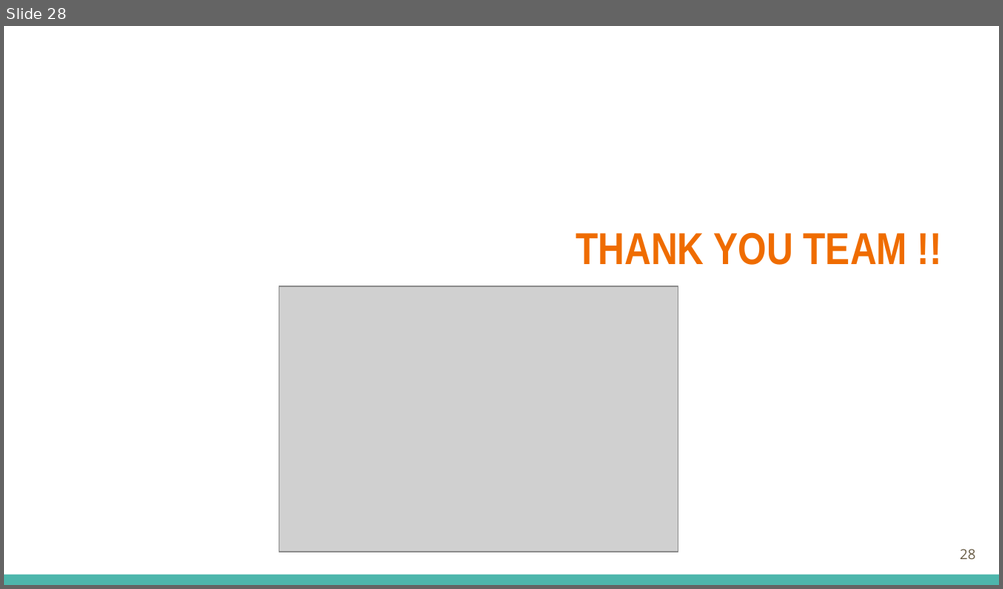
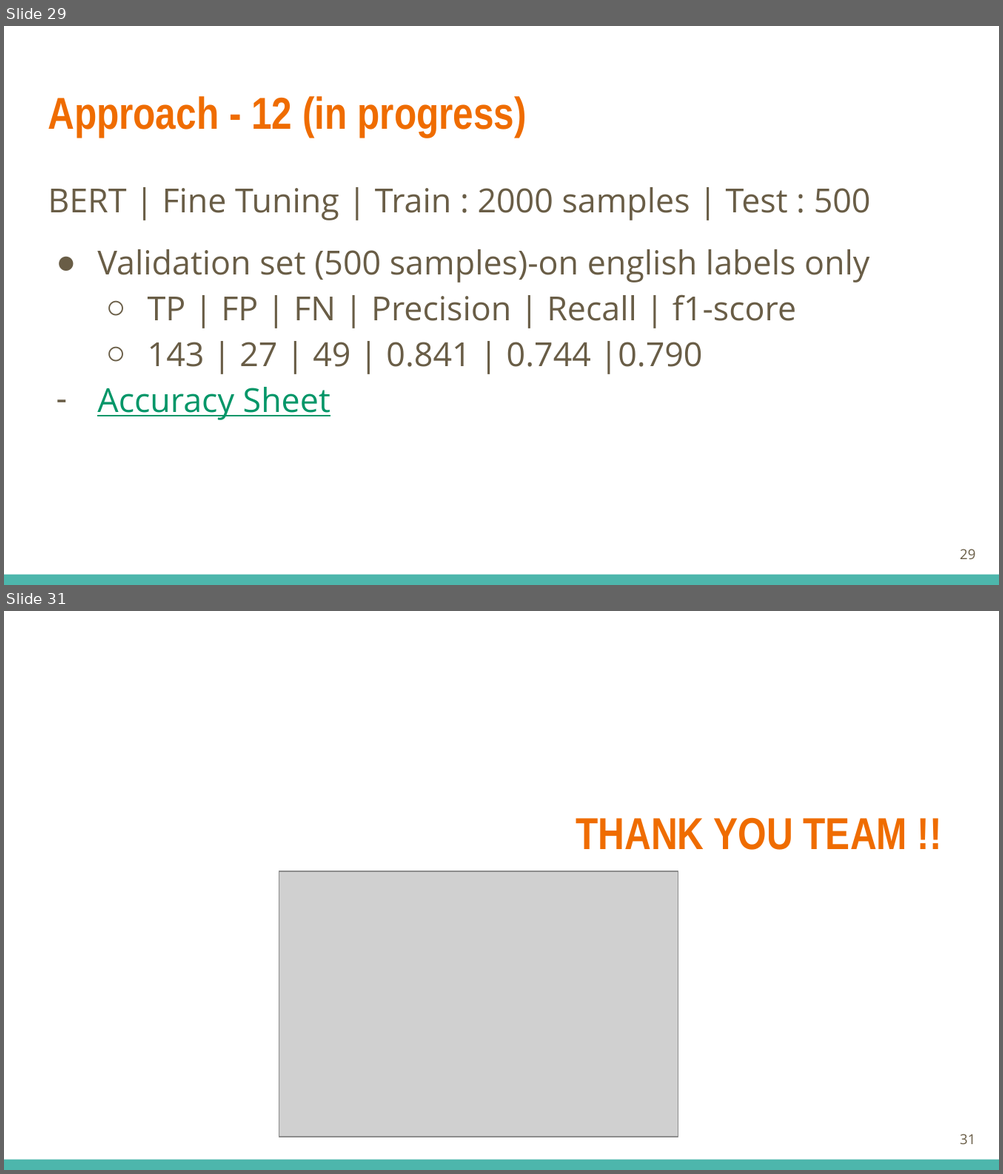
Before and after one commit to mohit-bags/BERT-Notebooks, a slide deck: Presentation_Data_Science.pptx. Shown one above the other, each under a label of ours: slide 28 before the commit, slides 29 and 31 after it; the slides between them are not shown. The pictures are 1003x589 and 1003x1174 pixels, drawn with LibreOffice and Linux fonts; fonts in the diff are those of the drawing; grey boxes stand for pictures. Boxes give left, top, right and bottom in pixels: in the first picture for what was removed or moved away, otherwise in the second. Text is boxed around its words. In the diff, an @@ line names an element or a change of style, - is before the commit and + after.

```diff
--- a/Presentation_Data_Science.pptx
+++ b/Presentation_Data_Science.pptx
@@ slide 29 added at [4,26,999,585], background #FFFFFF; not listed: 1 template element that a slide beside it also shows @@
@@ title added at [48,96,526,137], 32.4 pt, text #EF6C00, bold @@
+Approach - 12 (in progress)
@@ text added at [48,187,871,420], 24 pt, text #695D46 @@
+BERT | Fine Tuning | Train : 2000 samples | Test : 500
+● Validation set (500 samples)-on english labels only
+  ○ TP | FP | FN | Precision | Recall | f1-score
+  ○ 143 | 27 | 49 | 0.841 | 0.744 |0.790
+– Accuracy Sheet
@@ page number added at [959,549,975,560], 10 pt, text #695D46 @@
+29
@@ what was slide 28 is now slide 31 @@
@@ page number at [959,1134,975,1145]: text changed @@
-28
+31
```
Also in this commit, not shown: 3 slides changed, 2 other slides added, 10 other files.
